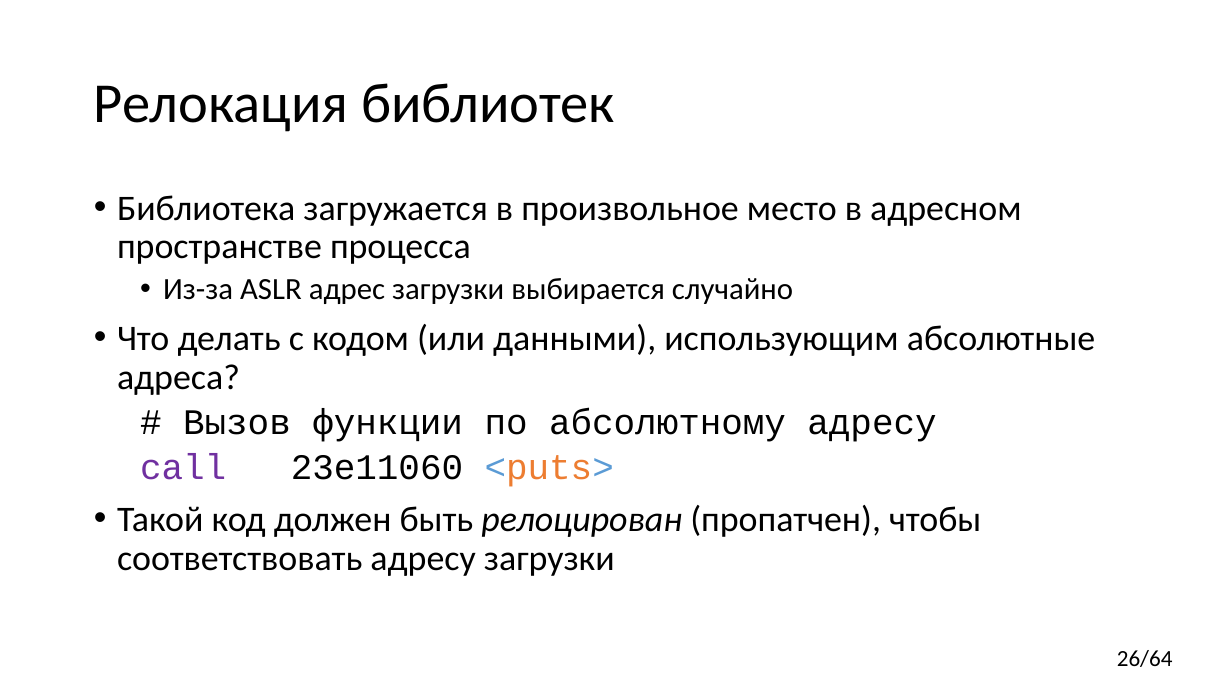
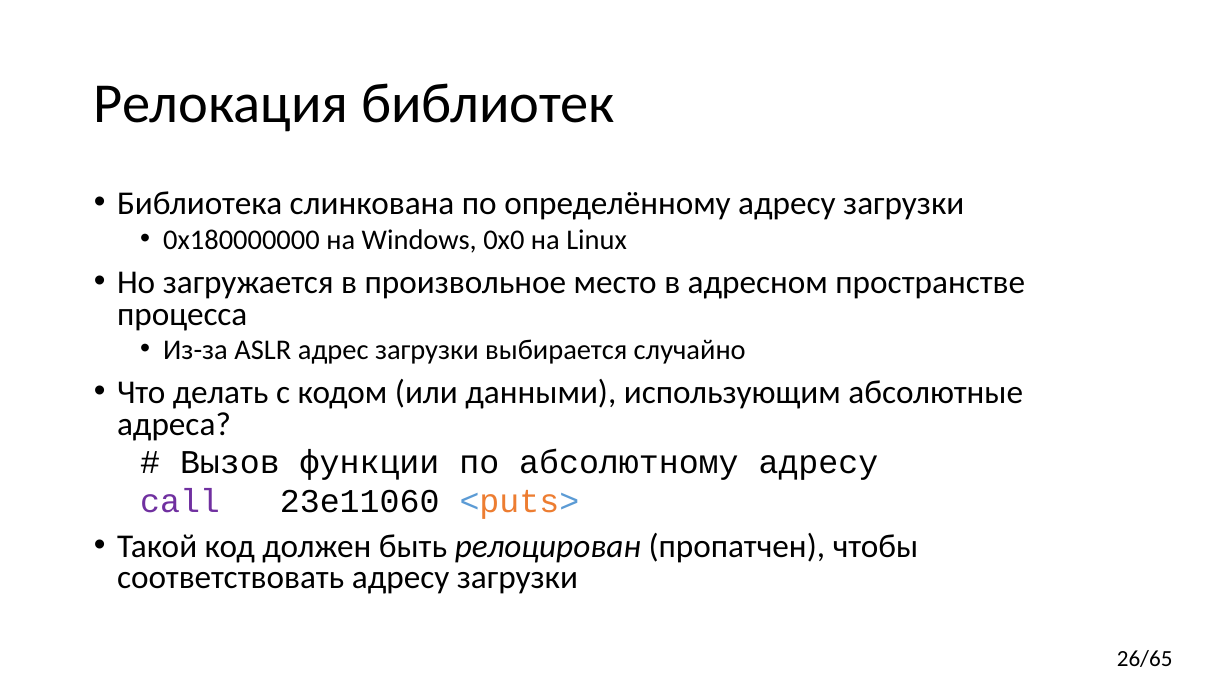
Before and after one commit to yugr/CppRussia, a slide deck: slide 26 of 2024/RU.pptx. Drawn at 1232x693 pixels with LibreOffice and Linux fonts; fonts in the diff are those of the drawing. Boxes give left, top, right and bottom in pixels: in the first picture for what was removed or moved away, otherwise in the second. Text is boxed around its words. In the diff, an @@ line names an element or a change of style, - is before the commit and + after.

```diff
--- a/2024/RU.pptx
+++ b/2024/RU.pptx
@@ text at <box>117,191,1025,331</box>: text changed; size 28 to 25.9 pt @@
-• Библиотека загружается в произвольное место в адресном пространстве процесса
+• Библиотека слинкована по определённому адресу загрузки
+  • 0x180000000 на Windows, 0x0 на Linux
+• Но загружается в произвольное место в адресном пространстве процесса
@@ text at <box>117,339,1023,594</box>: size 24 to 22.2 pt in "Из-за ASLR адрес загрузки выбирается случайно"; size 28 to 25.9 pt in "Что делать с кодом (или данными), использующим ...", "# Вызов функции по абсолютному адресу", "сall 23e11060 <puts>", "Такой код должен быть релоцирован (пропатчен), чтобы ..."; line spacing 0.9 to 0.8 @@
@@ page number at <box>1117,650,1173,667</box>: text changed @@
-26/64
+26/65
```
Also in this commit, not shown: 5 other slides changed, 1 slide added, 1 other file.
